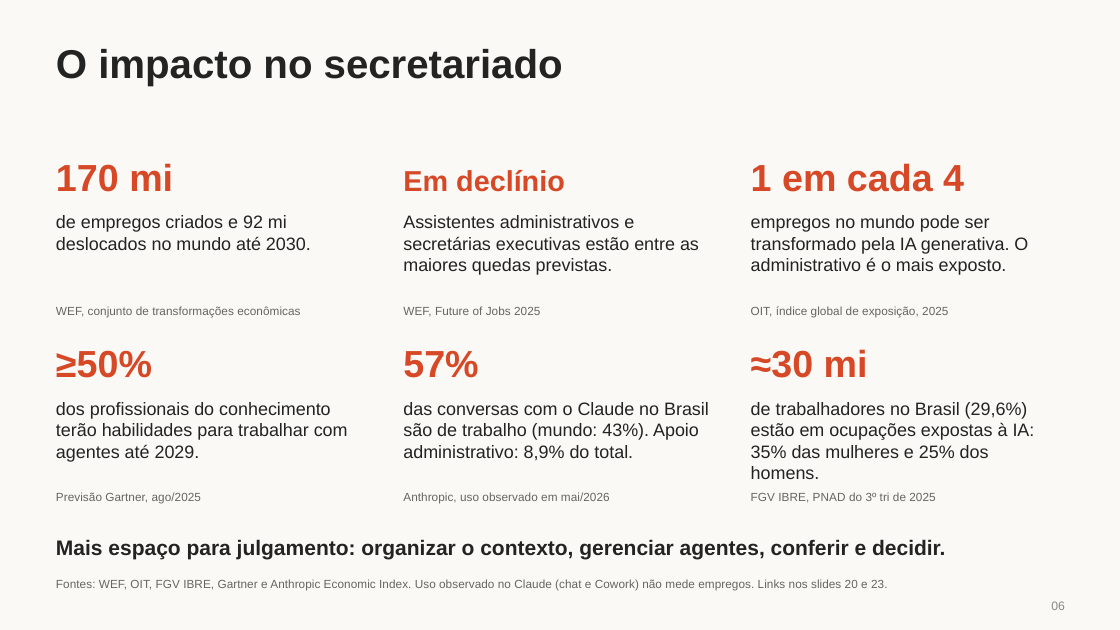
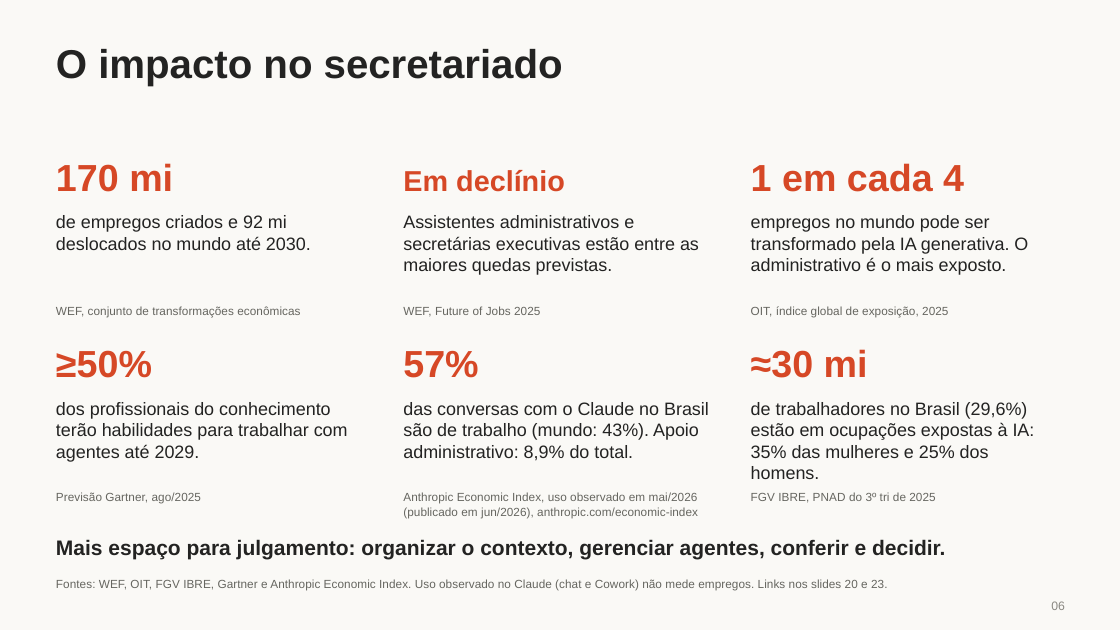
Before and after one commit to LawrenceTeixeira/Secretariado, a slide deck: slide 6 of Lawrence Teixeira - Agentes de IA.pptx. Drawn at 1120x630 pixels with LibreOffice and Linux fonts; fonts in the diff are those of the drawing. Boxes give left, top, right and bottom in pixels: in the first picture for what was removed or moved away, otherwise in the second. Text is boxed around its words. In the diff, an @@ line names an element or a change of style, - is before the commit and + after.

Commit message:
Atualiza a apresentação "Lawrence Teixeira - Agentes de IA.pptx" com novas informações e ajustes.

```diff
--- a/Lawrence Teixeira - Agentes de IA.pptx
+++ b/Lawrence Teixeira - Agentes de IA.pptx
@@ text at (403, 492, 698, 518): text changed @@
-Anthropic, uso observado em mai/2026
+Anthropic Economic Index, uso observado em mai/2026 (publicado em jun/2026), anthropic.com/economic-index
```
